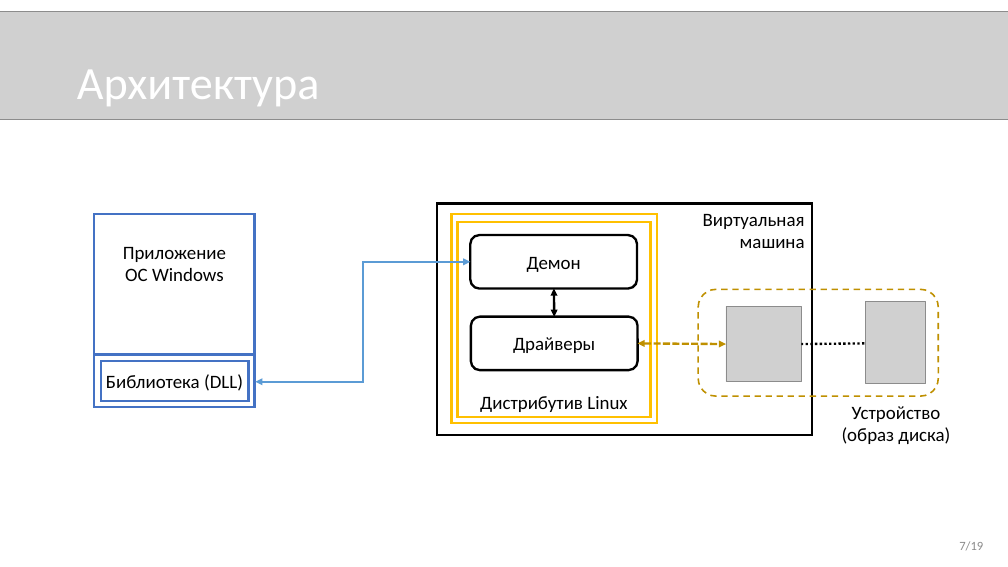
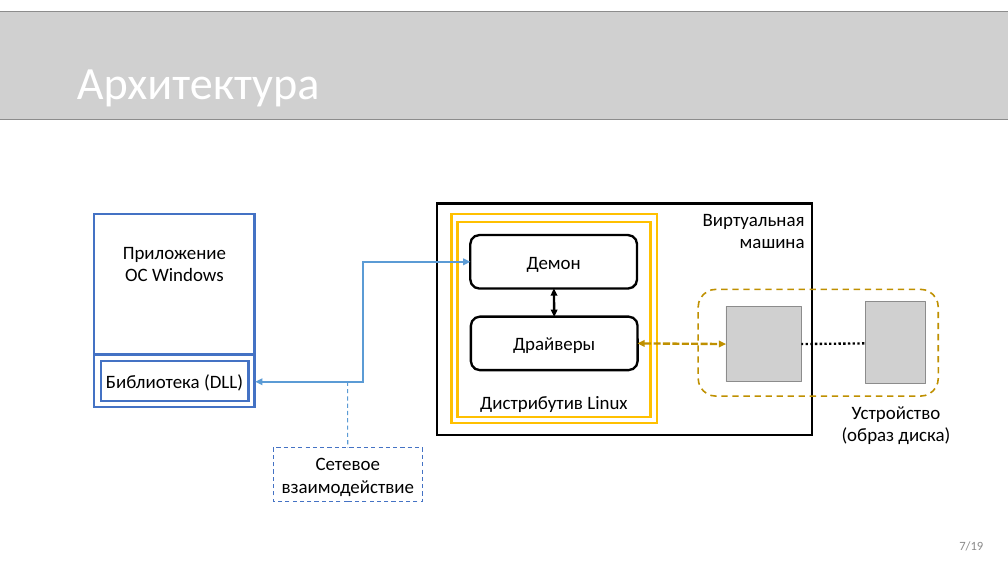
Before and after one commit to novokrest/master-thesis, a slide deck: slide 7 of presentation.pptx. Drawn at 1008x567 pixels with LibreOffice and Linux fonts; fonts in the diff are those of the drawing; grey boxes stand for pictures. Boxes give left, top, right and bottom in pixels: in the first picture for what was removed or moved away, otherwise in the second. Text is boxed around its words. In the diff, an @@ line names an element or a change of style, - is before the commit and + after.

```diff
--- a/presentation.pptx
+++ b/presentation.pptx
@@ line added from (348, 382) to (348, 448), #5B9BD5 1 pt dashed @@
@@ rectangle added at (273,448,422,501), fill #FFFFFF, outline #4472C4 1 pt dashed, 18 pt, text #000000 @@
+Сетевое
+взаимодействие
```
Also in this commit, not shown: 4 other slides changed, 4 other files.
